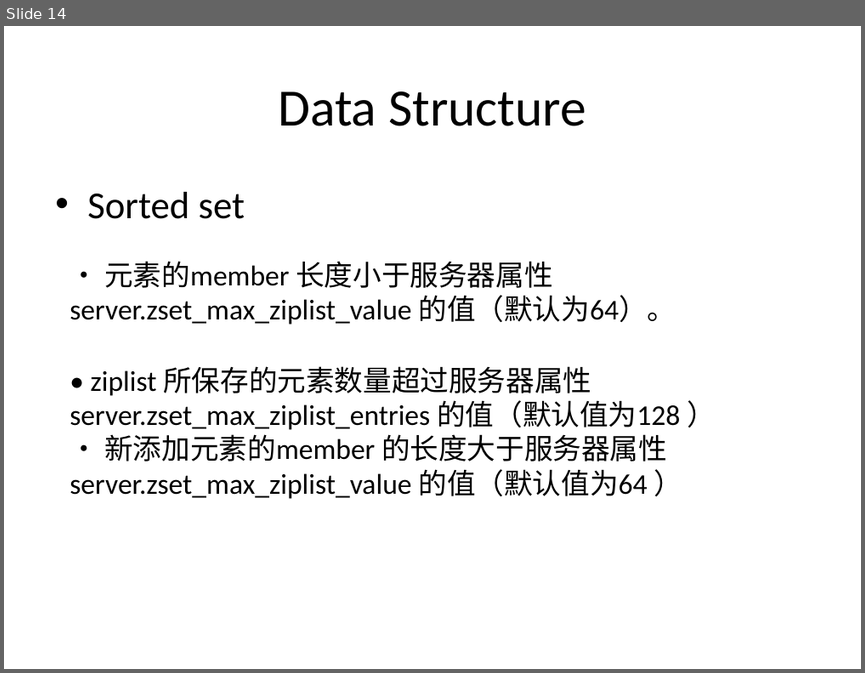
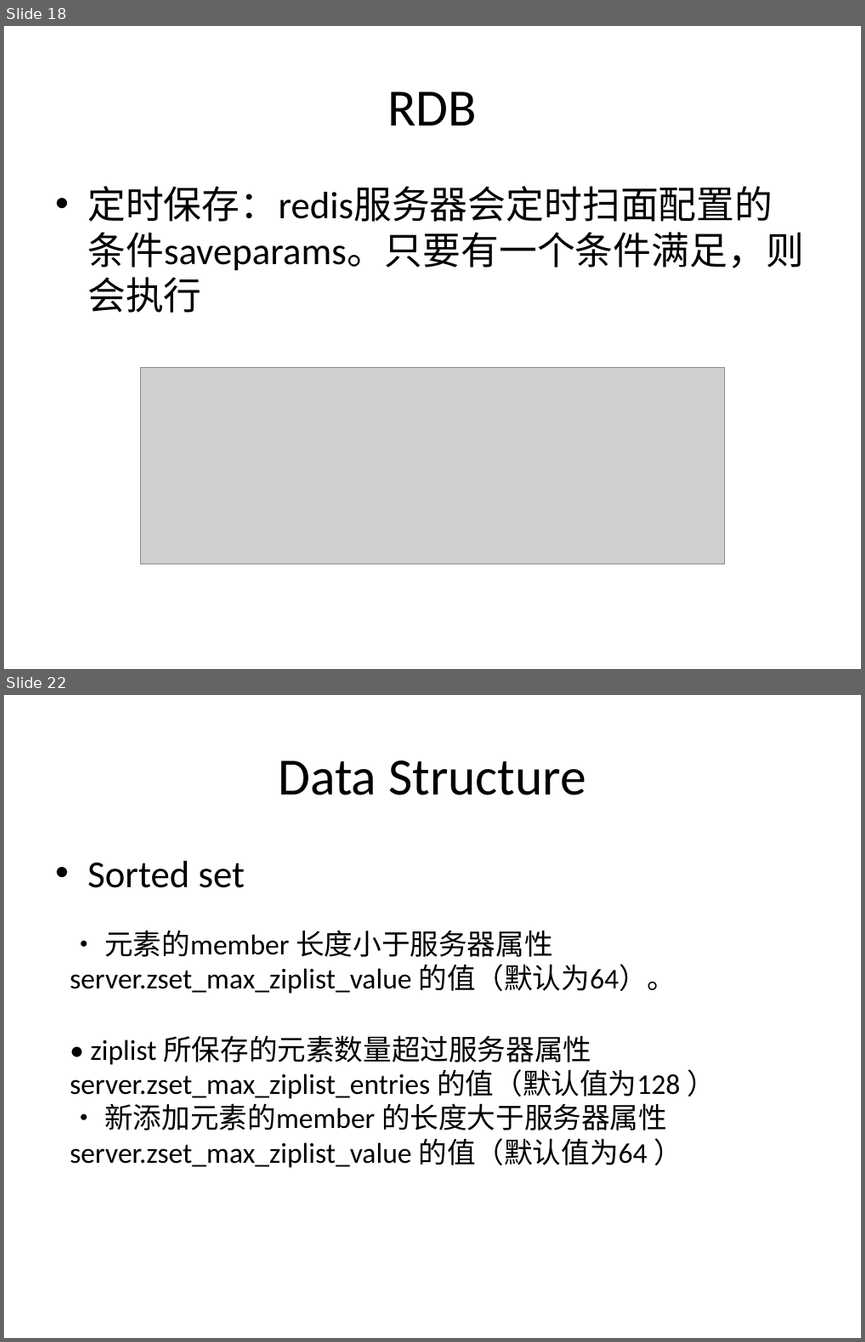
Before and after one commit to humanbeingxx/notes, a slide deck: redis/redis分享.pptx. Shown one above the other, each under a label of ours: slide 14 before the commit, slides 18 and 22 after it; the slides between them are not shown. The pictures are 865x673 and 865x1342 pixels, drawn with LibreOffice and Linux fonts; fonts in the diff are those of the drawing; grey boxes stand for pictures. Boxes give left, top, right and bottom in pixels: in the first picture for what was removed or moved away, otherwise in the second. Text is boxed around its words. In the diff, an @@ line names an element or a change of style, - is before the commit and + after.

```diff
--- a/redis/redis分享.pptx
+++ b/redis/redis分享.pptx
@@ slide 18 added at [4, 26, 861, 669], background #FFFFFF @@
@@ title added at [387, 91, 477, 125], 44 pt, text #000000 @@
+RDB
@@ text added at [87, 186, 804, 312], 32 pt, text #000000 @@
+• 定时保存：redis服务器会定时扫面配置的条件saveparams。只要有一个条件满足，则会执行
@@ picture added at [140, 368, 725, 564] @@
@@ what was slide 14 is now slide 22 @@
```
Also in this commit, not shown: 8 other slides added.
